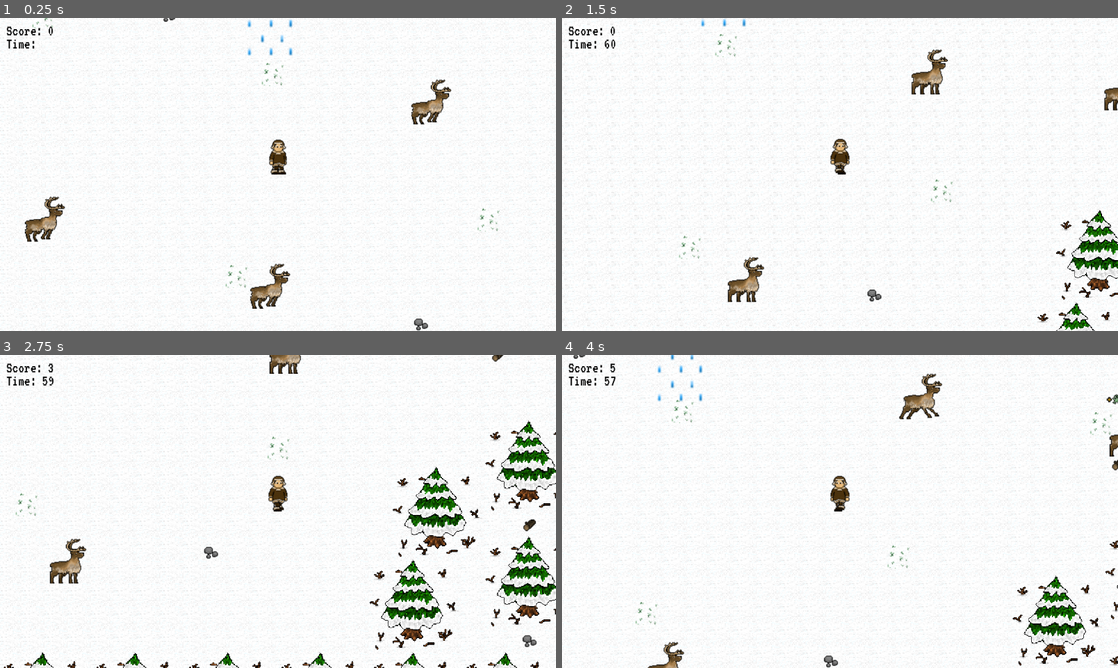
Above: before the commit, frames 1-4 (two rows, left to right).
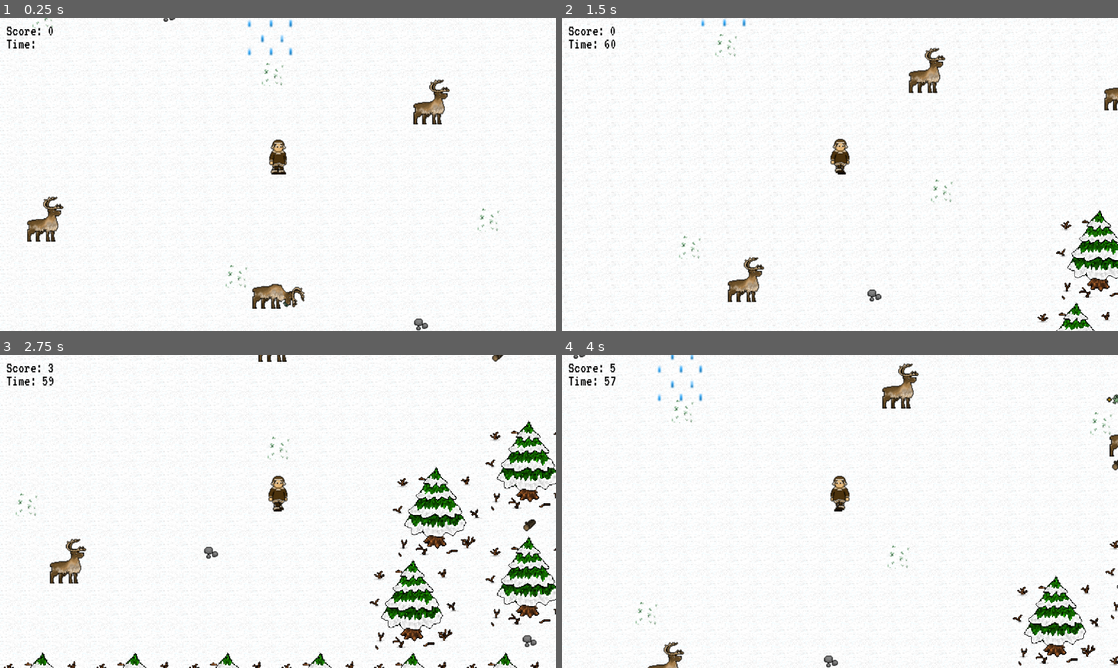
Above: after the commit, the same moments.

Repository: xkolyaskin/Mycrosoffed-Studios
Game: Godot game, scene res://reindeer_herding.tscn
Same seed, same stepped clock (60 frames per second), same inputs: the game is played once before the commit and once after it. This scene is started directly instead of the project's main scene.
Inputs:
- Up to frame 1 (0.25 s): no input
- Up to frame 2 (1.5 s): hold D (move_right) 0.53-1.28 s; tap Space (interact) at 0.6, 1.35 s; hold S (move_down) from 1.28 s (still down)
- Up to frame 3 (2.75 s): release S (move_down) at 2.03 s; hold D (move_right) from 2.03 s (still down); tap Space (interact) at 2.1 s
- Up to frame 4 (4 s): release D (move_right) at 2.78 s; hold W (move_up) 2.78-3.53 s; tap Space (interact) at 2.85, 3.6 s; hold A (move_left) from 3.53 s (still down)

The runs differ from the first frame. In frame 1, 1.3% of the frame differs, in the area x 4-82%, y 19-93%; in frame 2, 0.5%; in frame 3, 0.3%; in frame 4, 1.0%.

Commit message:
Reindeer jittering sort of fixed

Diff:
--- a/new-game-project/reindeer.gd
+++ b/new-game-project/reindeer.gd
@@ -43,13 +43,12 @@
 	else:
 		point.hide()
 	if l:
-		walking = false
 		#happy.show()
 		if !eating:
 			eating=true
 			animate("feeding")
 	elif p:
-		walking = true
+		walk()
 		animate("walk")
 		var direction = global_position.direction_to(player.global_position)
 		velocity = direction * speed * -1
@@ -59,12 +58,10 @@
 		elif velocity.x > 0:
 			_animatedBody.flip_h=false
 	elif il:
-		walking = false
 		if randi_range(0,100)==5:
 			$Reindeer3.play()
 		animate("feeding")
 	else:
-		walking = false
 		animate("idle")
 
 func animate(cycle):
@@ -72,8 +69,13 @@
 		wait = true
 		await get_tree().create_timer(0.5).timeout
 		wait = false
-		_animatedBody.play(cycle)
+	_animatedBody.play(cycle)
 	#_animatedBody.set_frame_and_progress(3,0.5)
+
+func walk():
+	walking = true
+	await get_tree().create_timer(1).timeout
+	walking = false
 
 func _on_timer_timeout():
 	count+=1
Not shown: 2 places in new-game-project/Game.tscn that only renumber resources
Not shown: 1 places in new-game-project/global_count_tracker.tscn that only renumber resources
Not shown: 1 places in new-game-project/menu.tscn that only renumber resources
Not shown: 1 places in new-game-project/reindeer_herding.tscn that only renumber resources
